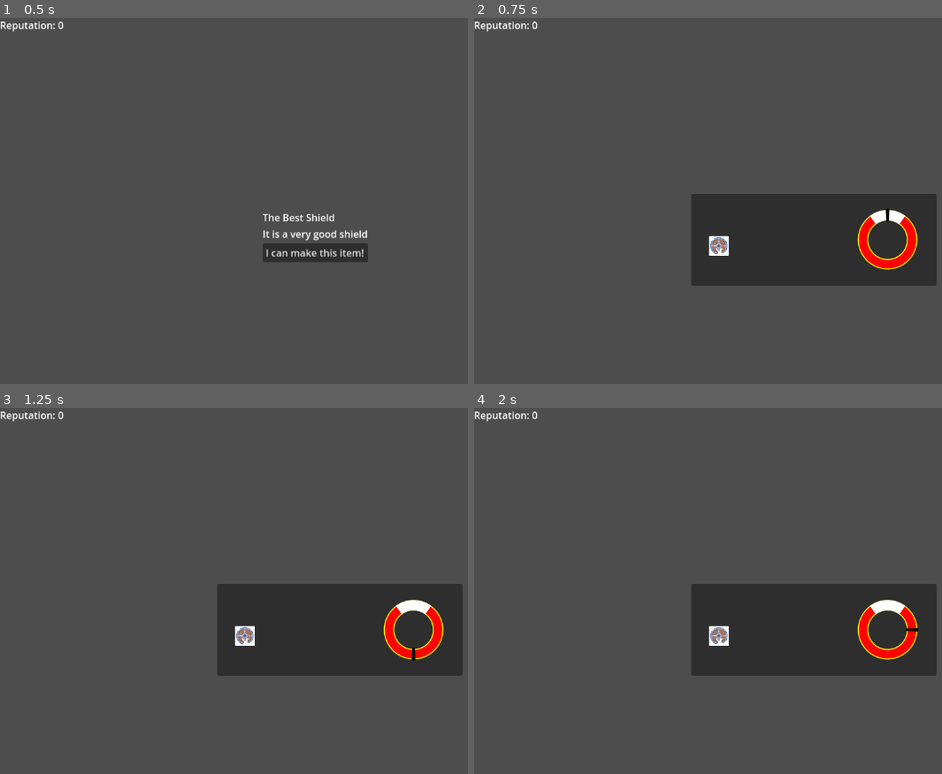
Above: before the commit, frames 1-4 (two rows, left to right).
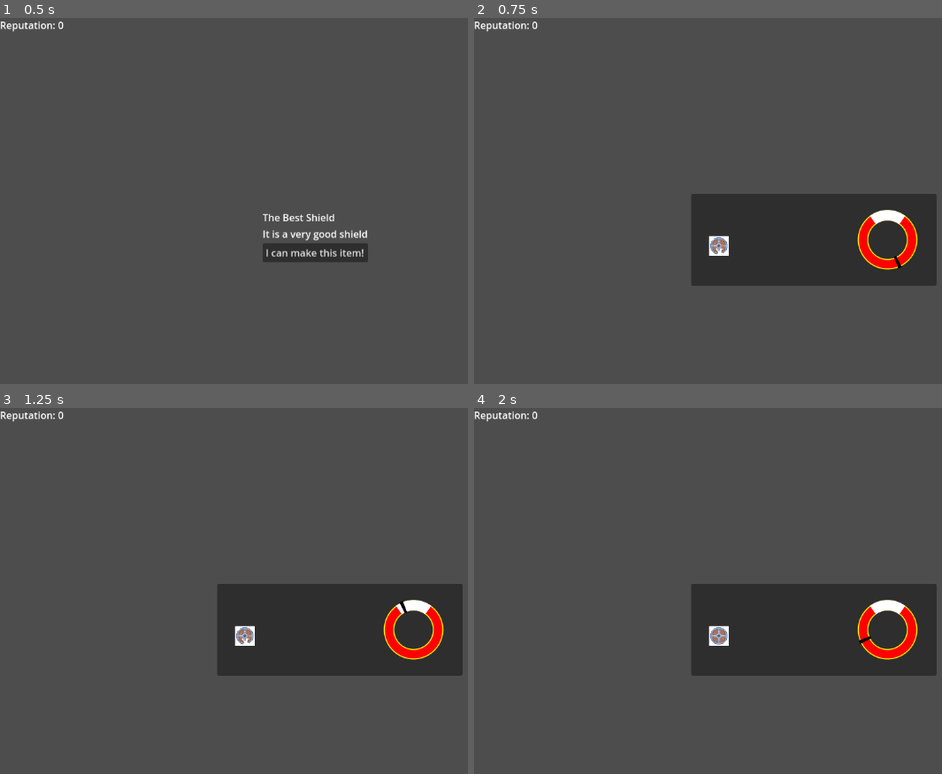
Above: after the commit, the same moments.

Repository: shapeshiftingrabbits/godot-wild-jam-68
Game: Godot game, scene res://scenes/shop.tscn
Same seed, same stepped clock (60 frames per second), same inputs: the game is played once before the commit and once after it.
Inputs:
- Up to frame 1 (0.5 s): no input
- Up to frame 2 (0.75 s): click "I can make this item!" at 0.5 s
- Up to frame 3 (1.25 s): no input
- Up to frame 4 (2 s): hold Space (minigame_interact) from 1.28 s (still down)

Frame 1 is identical in both runs. In frame 2, less than 0.1% of the frame differs, in the area x 87-92%, y 52-69%; in frame 3, less than 0.1%; in frame 4, less than 0.1%, in the area x 50-95%, y 59-65%.

Commit message:
Disable forge completely while another panel is active
This prevents the forge mini game from being active and interactable while the "incoming order" or "outgoing order" panels are in focus

Diff:
--- a/scenes/forge.gd
+++ b/scenes/forge.gd
@@ -5,9 +5,14 @@
 @onready var forgeable_item = $ForgeableItem
 
 func start_process_with_object(current_object: ForgeableItemData):
+	set_process_mode(PROCESS_MODE_INHERIT)
 	forgeable_item.set_to_initial_state(current_object.spriteFrames)
 	$Tool.show()
 	show()
+
+func disable():
+	hide()
+	set_process_mode(PROCESS_MODE_DISABLED)
 
 func _on_tool_hit():
 	forgeable_item.update_visible_sprite()
--- a/scripts/udpate_tool_state.gd
+++ b/scripts/udpate_tool_state.gd
@@ -11,7 +11,7 @@
 func set_to_initial_state():
 	$ReputationLabel.text = "Reputation: " + str(reputation)
 	$OutgoingOrder.hide()
-	$Forge.hide()
+	$Forge.disable()
 	$IncomingOrder.show_item(current_object)
 
 func _on_incoming_order_accepted():
Not shown: 1 places in scenes/shop.tscn that only renumber resources
